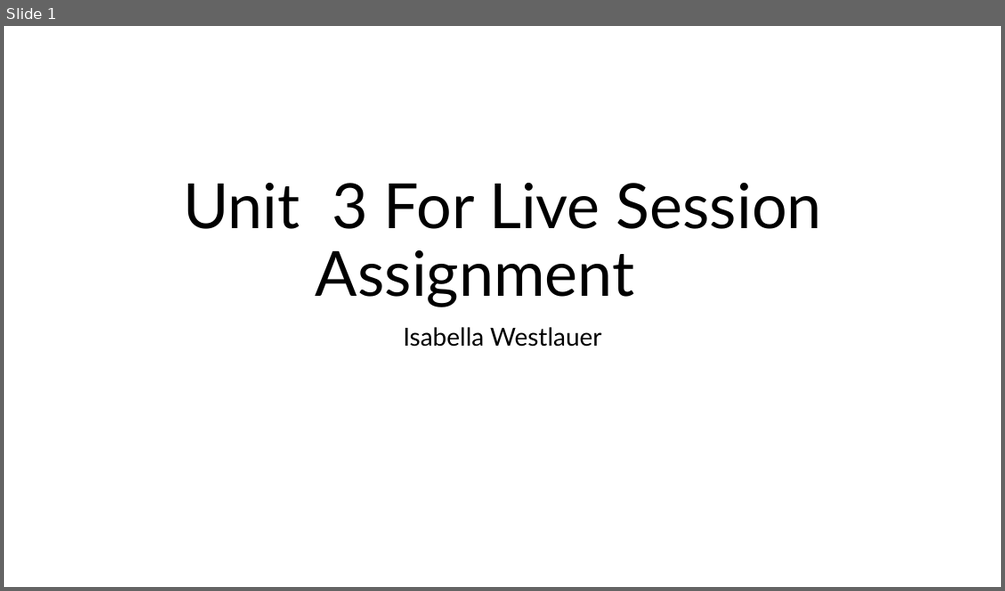
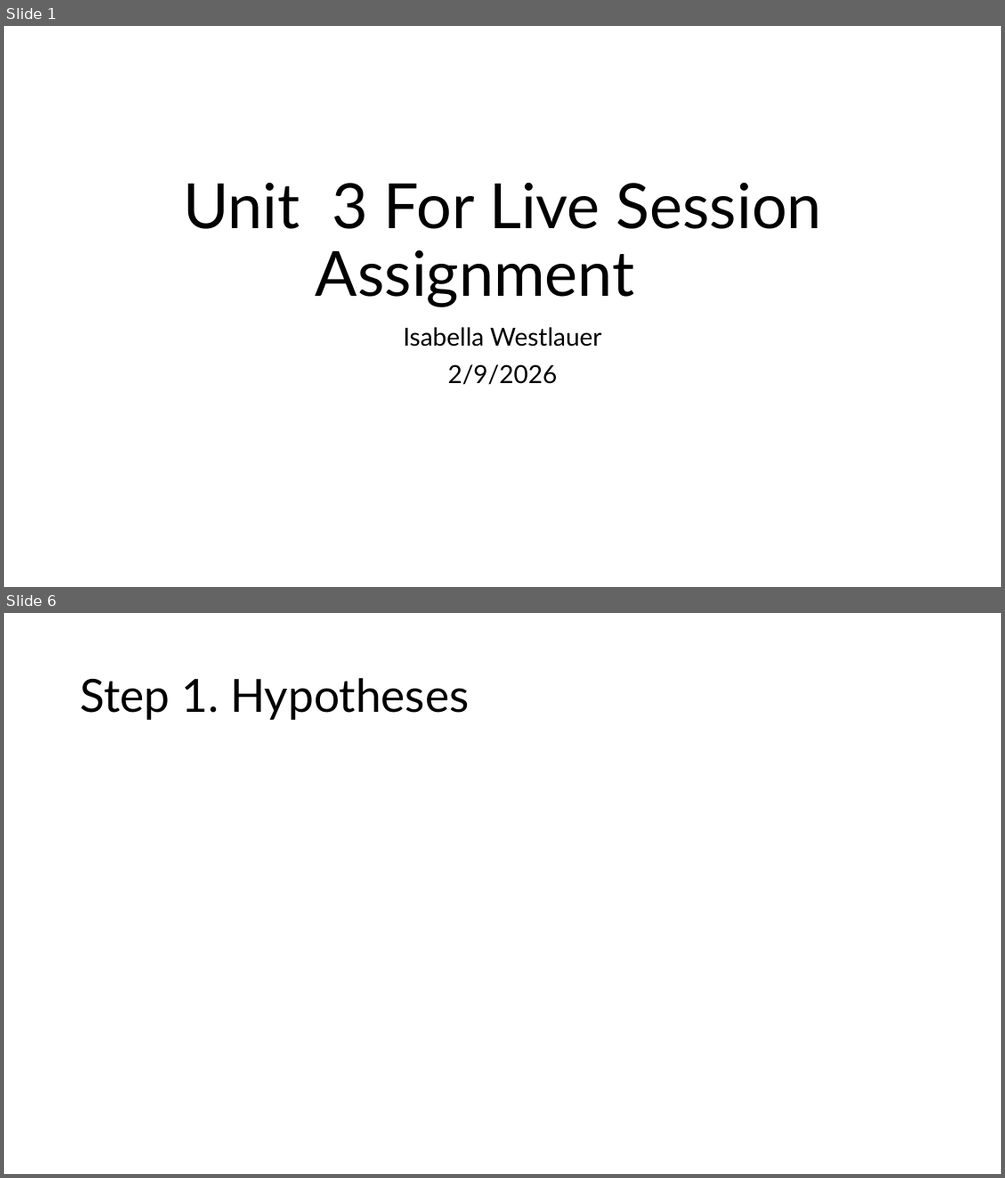
Before and after one commit to Iwestlauer/doing_data_science, a slide deck: Unit 3 Data Transformation and EDA/Isabella_Westlauer_FLS_Unit3.pptx. Shown one above the other, each under a label of ours: slide 1 before the commit, slides 1 and 6 after it; the slides between them are not shown. The pictures are 1005x591 and 1005x1178 pixels, drawn with LibreOffice and Linux fonts; fonts in the diff are those of the drawing; grey boxes stand for pictures. Boxes give left, top, right and bottom in pixels: in the first picture for what was removed or moved away, otherwise in the second. Text is boxed around its words. In the diff, an @@ line names an element or a change of style, - is before the commit and + after.

```diff
--- a/Unit 3 Data Transformation and EDA/Isabella_Westlauer_FLS_Unit3.pptx
+++ b/Unit 3 Data Transformation and EDA/Isabella_Westlauer_FLS_Unit3.pptx
@@ slide 6 added at (x1=4, y1=613, x2=1001, y2=1174), background #FFFFFF @@
@@ title added at (x1=80, y1=678, x2=469, y2=720), 44 pt, text #000000 @@
+Step 1. Hypotheses
@@ slide 1 changed as well @@
@@ subtitle at (x1=448, y1=364, x2=558, y2=385): paragraph added @@
+2/9/2026
```
Also in this commit, not shown: 16 other slides added, 1 slide removed, 11 other files.
